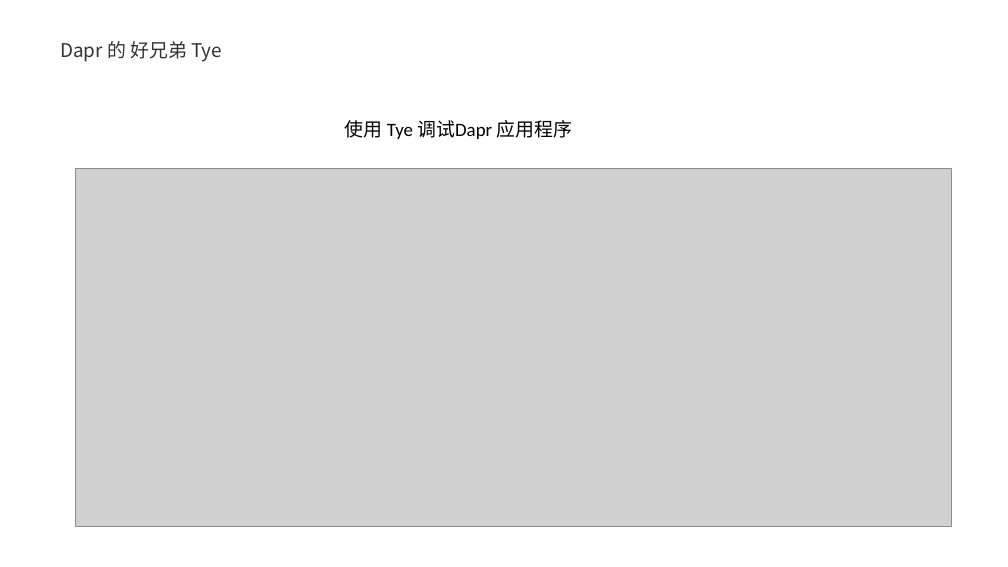
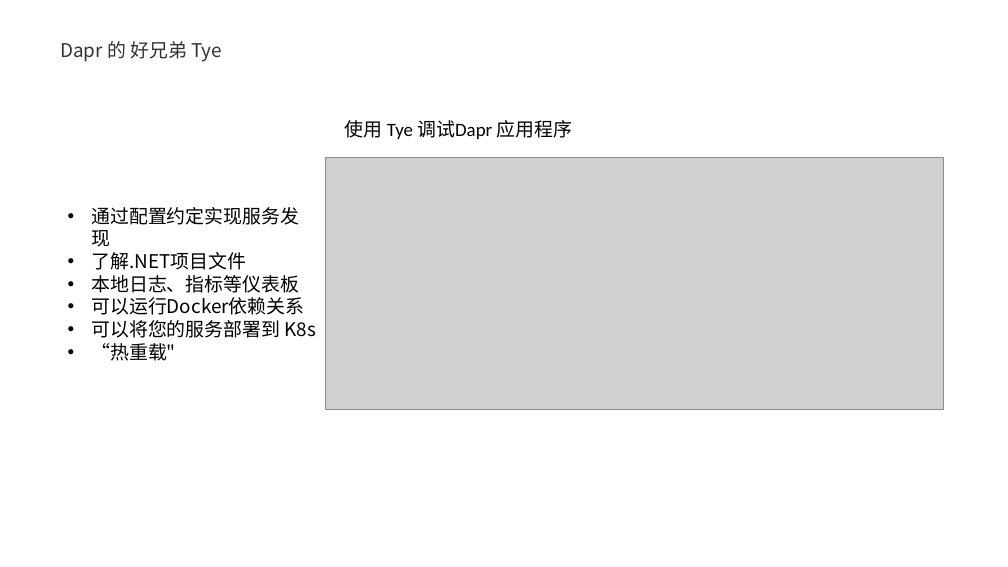
Before and after one commit to geffzhang/TyeDaprDemo, a slide deck: slide 14 of slides.pptx. Drawn at 1008x567 pixels with LibreOffice and Linux fonts; fonts in the diff are those of the drawing; grey boxes stand for pictures. Boxes give left, top, right and bottom in pixels: in the first picture for what was removed or moved away, otherwise in the second. Text is boxed around its words. In the diff, an @@ line names an element or a change of style, - is before the commit and + after.

```diff
--- a/slides.pptx
+++ b/slides.pptx
@@ picture resized from (x1=76, y1=169, x2=952, y2=526) to (x1=325, y1=157, x2=944, y2=410) @@
@@ text added at (x1=91, y1=207, x2=317, y2=361), 18 pt, text #000000 @@
+• 通过配置约定实现服务发现
+• 了解.NET项目文件
+• 本地日志、指标等仪表板
+• 可以运行Docker依赖关系
+• 可以将您的服务部署到 K8s
+• “热重载"
```
